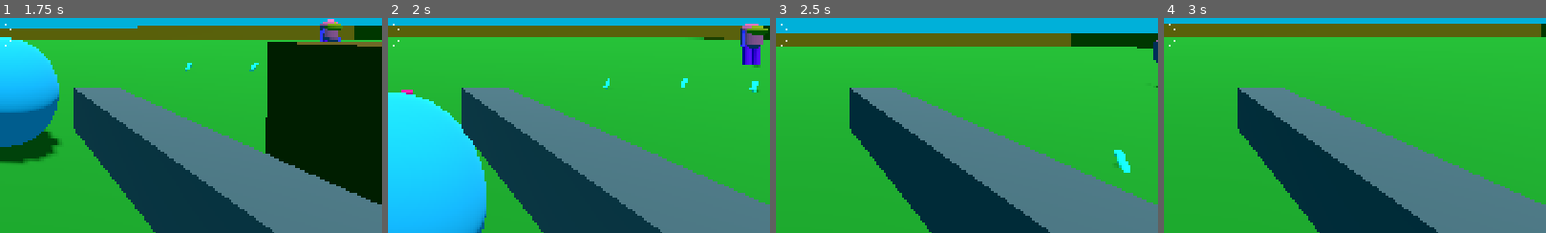
Above: before the commit, frames 1-4 (left to right).
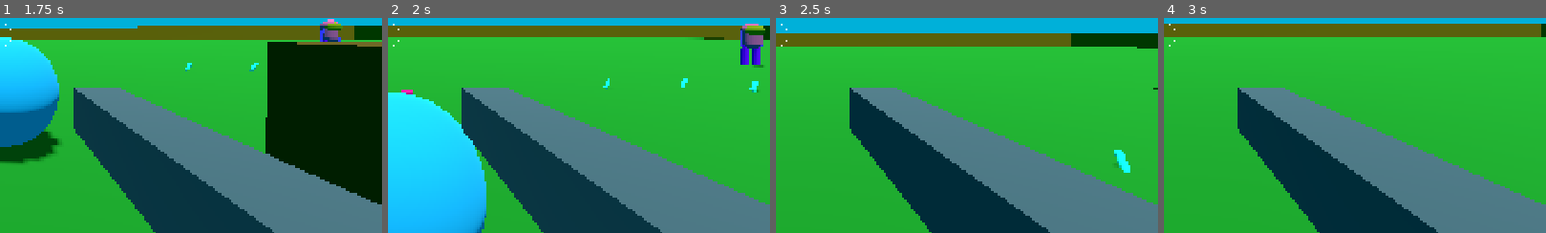
Above: after the commit, the same moments.

Repository: janisl/rpg-core
Game: Godot game, scene res://systems/main_scene.tscn
The game is run twice, just before and just after one commit, with the same random seed, the same clock (stepped at 60 frames per second) and the same inputs.
Inputs (mouse positions are % of the whole screen's width and height, from its top left):
- Up to frame 1 (1.75 s): tap Enter at 0.5 s; move the mouse to (55, 50) at 0.52 s; hold Shift (crouch) 0.53-1.28 s; hold W (forward) from 0.53 s (still down); tap Space (jump) at 0.77, 1.52 s; move the mouse to (45, 50) at 1.27 s; click (45, 50) at 1.35 s
- Up to frame 2 (2 s): keep holding W (forward)
- Up to frame 3 (2.5 s): keep holding W (forward); move the mouse to (52, 48) at 2.02 s; hold Ctrl (sprint) from 2.03 s (still down)
- Up to frame 4 (3 s): keep holding W (forward); move the mouse to (49, 52) at 2.77 s; release Ctrl (sprint) at 2.78 s; tap Z (test) at 2.85 s
The pictures show only the part of the screen within x 50-100%, y 46-96%; the shares and areas given below are measured in that part.

Frame 1 is identical in both runs. In frame 2, 0.3% of the frame differs, in the area x 92-100%, y 3-24%; in frame 3, 0.1%; in frame 4, nothing differs.

Commit message:
Trigger system

Diff:
--- a/actors/simple_enemy.gd
+++ b/actors/simple_enemy.gd
@@ -38,6 +38,10 @@
 
 
 func on_triggered() -> void:
+	state_chart.send_event("onChase")
+
+
+func on_trigger(_player: Player) -> void:
 	state_chart.send_event("onChase")
 
 
--- a/levels/test.tscn
+++ b/levels/test.tscn
@@ -8,6 +8,7 @@
 [ext_resource type="PackedScene" uid="uid://cj1cbhi5vwsb5" path="res://props/destructible_box.tscn" id="6_6g8e2"]
 [ext_resource type="PackedScene" uid="uid://djilda64tb5p8" path="res://pickups/health_pickup.tscn" id="7_u45fp"]
 [ext_resource type="PackedScene" uid="uid://dtaji4kxnotrq" path="res://actors/simple_enemy.tscn" id="8_2grjb"]
+[ext_resource type="Script" uid="uid://dkyw6ncoxwu4k" path="res://utils/triggers/trigger_volume.gd" id="9_qhvcx"]
 
 [sub_resource type="StandardMaterial3D" id="StandardMaterial3D_rghg7"]
 albedo_color = Color(0, 0.38844073, 0.07338921, 1)
@@ -159,6 +160,8 @@
 [sub_resource type="SphereMesh" id="SphereMesh_bsiym"]
 material = SubResource("StandardMaterial3D_rdqwp")
 
+[sub_resource type="BoxShape3D" id="BoxShape3D_g5r3q"]
+
 [node name="Test" type="Node3D" unique_id=867766289]
 
 [node name="Meshes" type="Node3D" parent="." unique_id=1450648196]
@@ -500,3 +503,14 @@
 
 [node name="DestructibleBox2" parent="Decorations" unique_id=1727946077 instance=ExtResource("6_6g8e2")]
 transform = Transform3D(1, 0, 0, 0, 1, 0, 0, 0, 1, 3.5308132, 2.3841858e-07, -3.556786)
+
+[node name="TriggerVolume" type="Area3D" parent="." unique_id=355576465]
+transform = Transform3D(1, 0, 0, 0, 1, 0, 0, 0, 1, 0, 0.6120062, -3.497616)
+script = ExtResource("9_qhvcx")
+metadata/_custom_type_script = "uid://dkyw6ncoxwu4k"
+
+[node name="CollisionShape3D" type="CollisionShape3D" parent="TriggerVolume" unique_id=1153436555]
+shape = SubResource("BoxShape3D_g5r3q")
+
+[connection signal="activated" from="TriggerVolume" to="Enemies/SimpleEnemy" method="on_trigger"]
+[connection signal="activated" from="TriggerVolume" to="Enemies/SimpleEnemy4" method="on_trigger"]
--- a/project.godot
+++ b/project.godot
@@ -33,7 +33,7 @@
 
 [global_group]
 
-player=""
+player="Current player"
 
 [input]
 
--- /dev/null
+++ b/utils/triggers/trigger_volume.gd
@@ -0,0 +1,48 @@
+class_name TriggerVolume
+extends Area3D
+
+signal activated(player: Player)
+signal deactivated(player: Player)
+
+@export var trigger_once := false
+@export var trigger_on_exit := false
+@export var delay := 0.0
+
+var has_triggered := false
+
+
+func _ready() -> void:
+	body_entered.connect(_on_body_entered)
+	body_exited.connect(_on_body_exited)
+
+
+func _on_body_entered(body: Node3D) -> void:
+	if trigger_once and has_triggered:
+		return
+
+	if body is not Player:
+		return
+
+	has_triggered = true
+	if delay > 0.0:
+		await get_tree().create_timer(delay).timeout
+
+	_activate_targets(body)
+
+
+func _on_body_exited(body: Node3D) -> void:
+	if not trigger_on_exit:
+		return
+
+	if body is not Player:
+		return
+
+	_deactivate_targets(body)
+
+
+func _activate_targets(player: Player) -> void:
+	activated.emit(player)
+
+
+func _deactivate_targets(player: Player) -> void:
+	deactivated.emit(player)
Not shown: 3 places in levels/test.tscn that only renumber resources
Not shown, added: utils/triggers/trigger_volume.gd.uid
